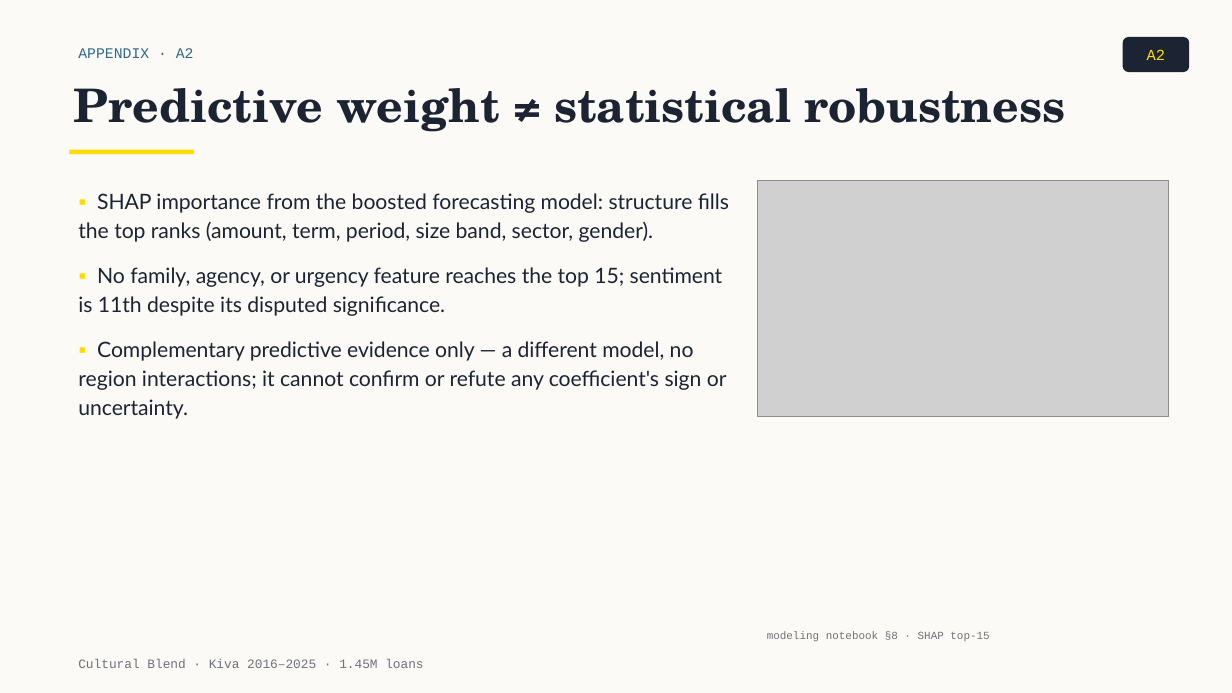
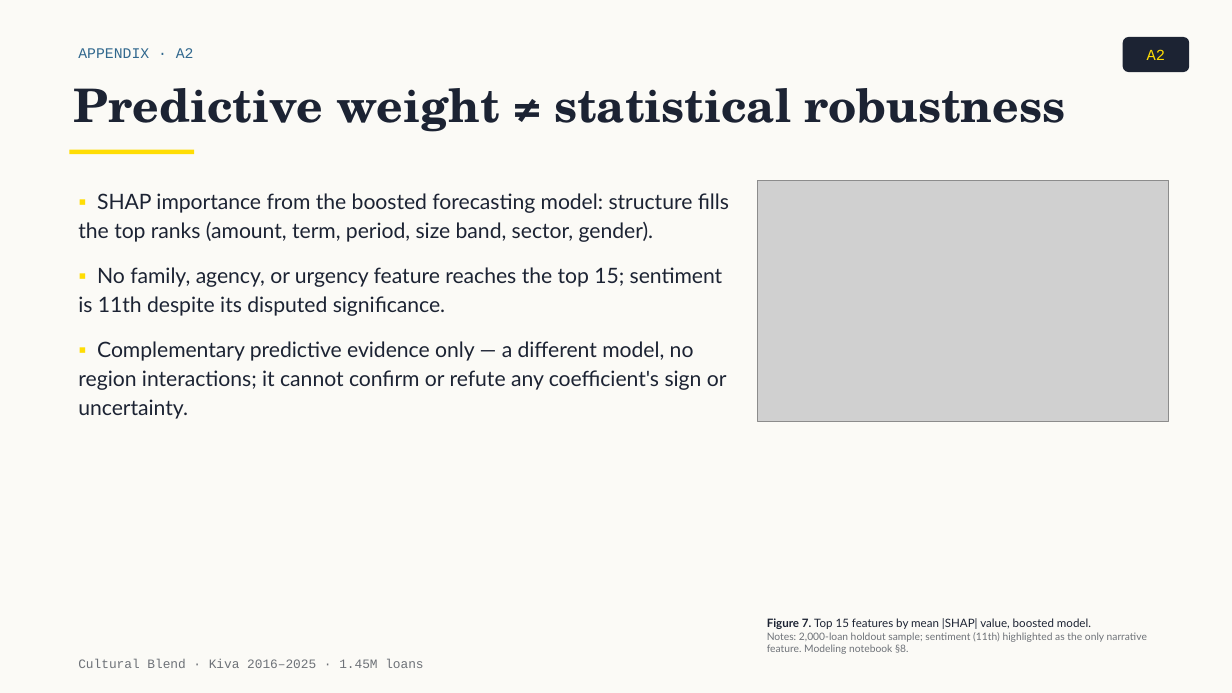
Before and after one commit to tuannm3812/unsw-ma-hackathon-2026, a slide deck: slide 13 of docs/presentation/slides_draft.pptx. Drawn at 1232x693 pixels with LibreOffice and Linux fonts; fonts in the diff are those of the drawing; grey boxes stand for pictures. Boxes give left, top, right and bottom in pixels: in the first picture for what was removed or moved away, otherwise in the second. Text is boxed around its words. In the diff, an @@ line names an element or a change of style, - is before the commit and + after.

```diff
--- a/docs/presentation/slides_draft.pptx
+++ b/docs/presentation/slides_draft.pptx
@@ picture: place and size @@
-picture at [758, 180, 1169, 416]
+picture at [758, 180, 1169, 421]
@@ text at [767, 618, 1147, 654]: text changed; size 8.5 to 8 pt; font Courier New to Lato @@
-modeling notebook §8 · SHAP top-15
+Figure 7. Top 15 features by mean |SHAP| value, boosted model.
+Notes: 2,000-loan holdout sample; sentiment (11th) highlighted as the only narrative feature. Modeling notebook §8.
```
Also in this commit, not shown: 7 other slides changed, 10 other files.
